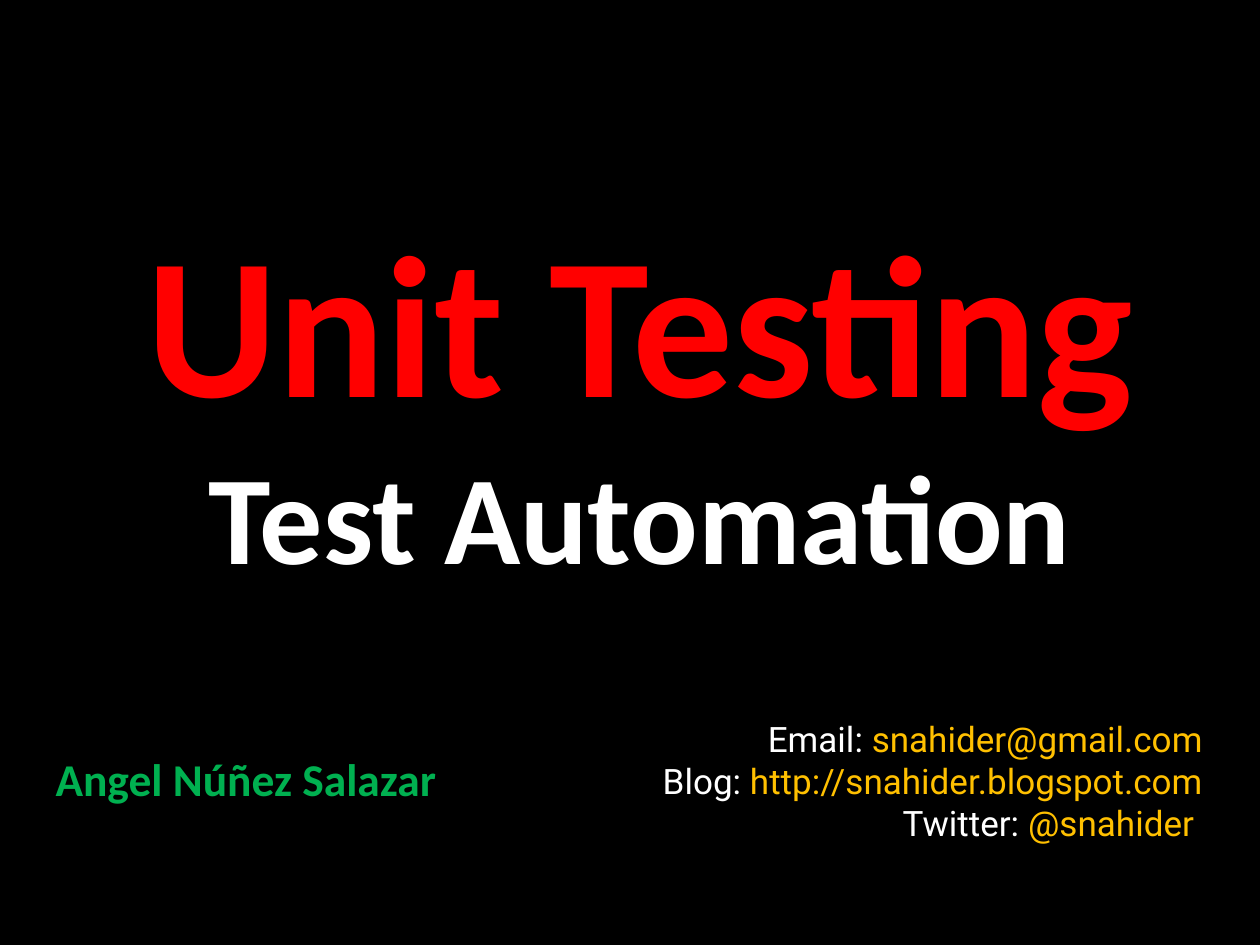
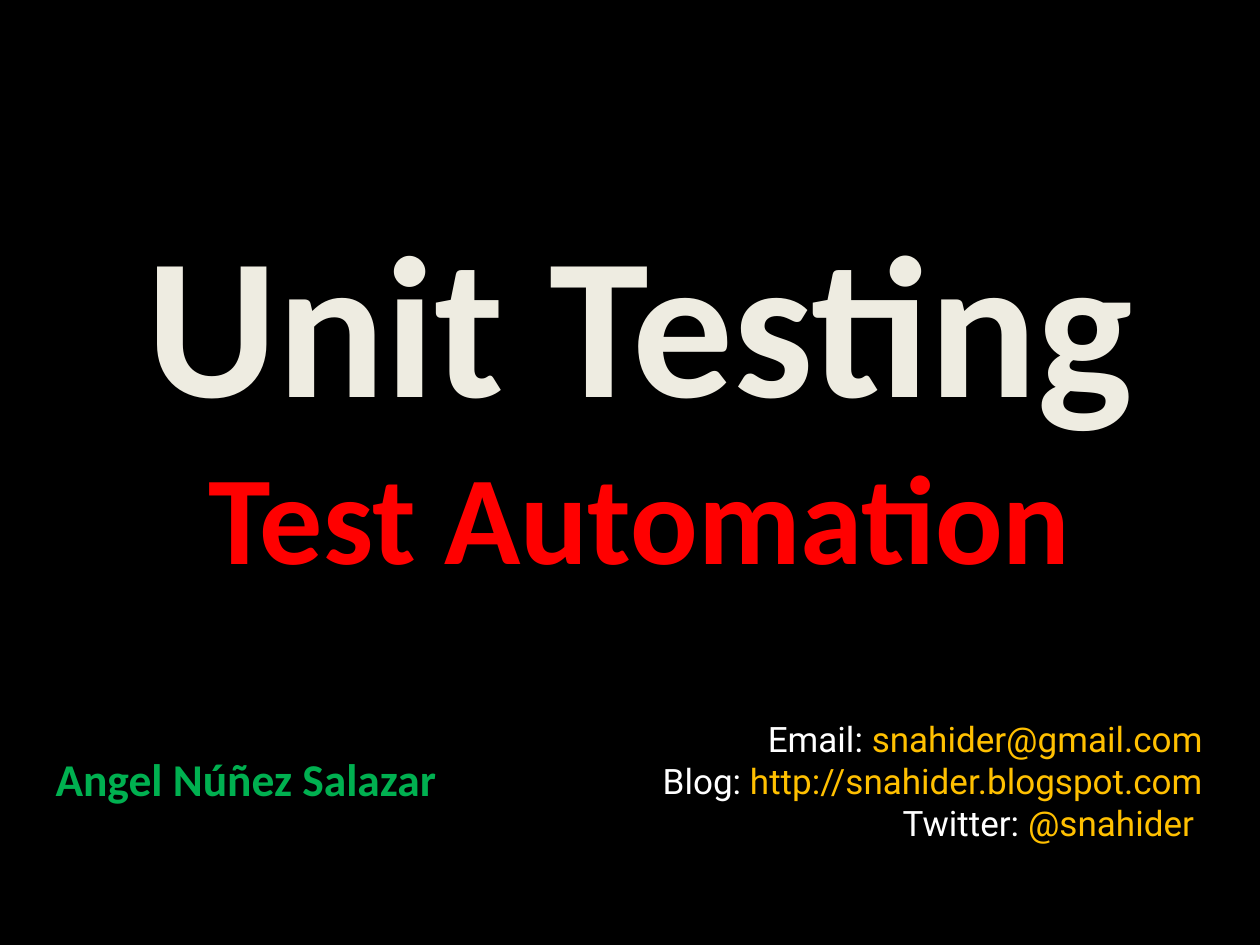
Before and after one commit to angelnunezsalazar/Test-Automation-Java, a slide deck: slide 2 of Diapositivas/1. Unit Testing.pptx. Drawn at 1260x945 pixels with LibreOffice and Linux fonts; fonts in the diff are those of the drawing; background and template pictures are left out. Boxes give left, top, right and bottom in pixels: in the first picture for what was removed or moved away, otherwise in the second. Text is boxed around its words. In the diff, an @@ line names an element or a change of style, - is before the commit and + after.

```diff
--- a/Diapositivas/1. Unit Testing.pptx
+++ b/Diapositivas/1. Unit Testing.pptx
@@ title "Unit Testing Test Automation" at box(146, 255, 1133, 565): text colour #FF0000 to #EEECE1 in "Unit Testing"; text colour #FFFFFF to #FF0000 in "Test Automation" @@
```
Also in this commit, not shown: 10 other slides changed, 4 slides added, 3 slides removed, 13 other files.
